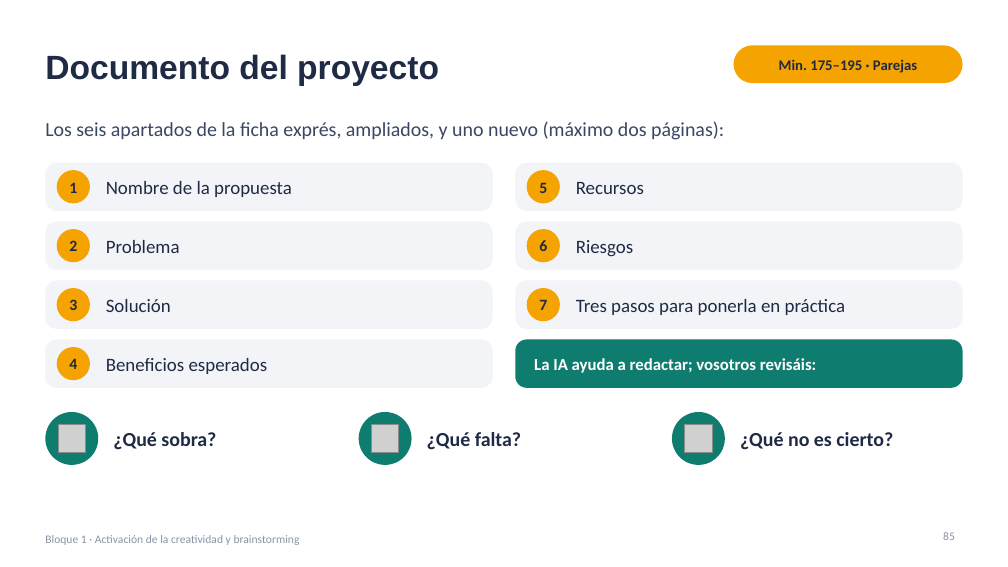
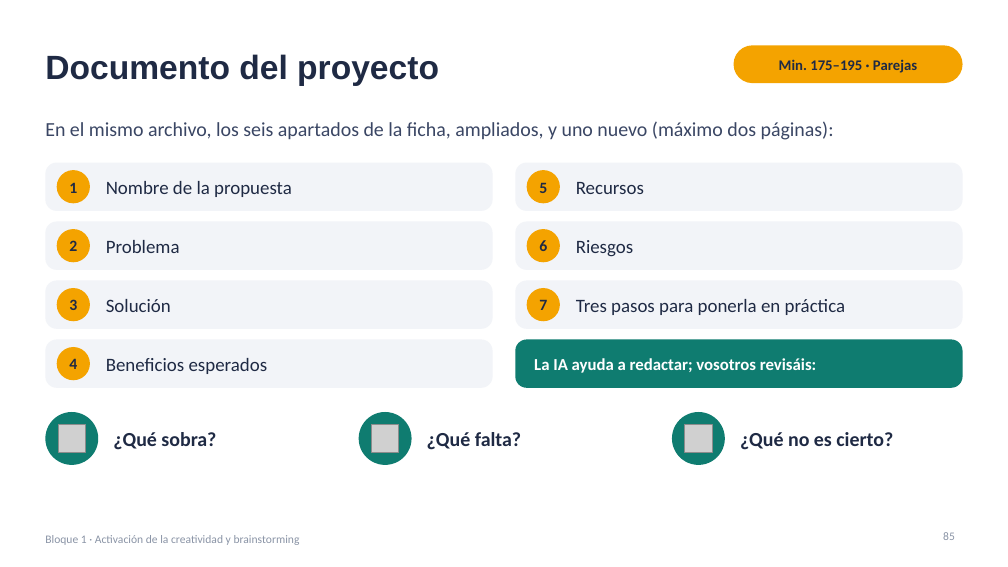
Before and after one commit to jjnieto/creatividad-ofimatica-ia, a slide deck: slide 85 of diapositivas/Curso.pptx. Drawn at 1008x567 pixels with LibreOffice and Linux fonts; fonts in the diff are those of the drawing; grey boxes stand for pictures. Boxes give left, top, right and bottom in pixels: in the first picture for what was removed or moved away, otherwise in the second. Text is boxed around its words. In the diff, an @@ line names an element or a change of style, - is before the commit and + after.

```diff
--- a/diapositivas/Curso.pptx
+++ b/diapositivas/Curso.pptx
@@ text at bbox=[45, 121, 834, 140]: text changed @@
-Los seis apartados de la ficha exprés, ampliados, y uno nuevo (máximo dos páginas):
+En el mismo archivo, los seis apartados de la ficha, ampliados, y uno nuevo (máximo dos páginas):
```
Also in this commit, not shown: 2 other slides changed.
